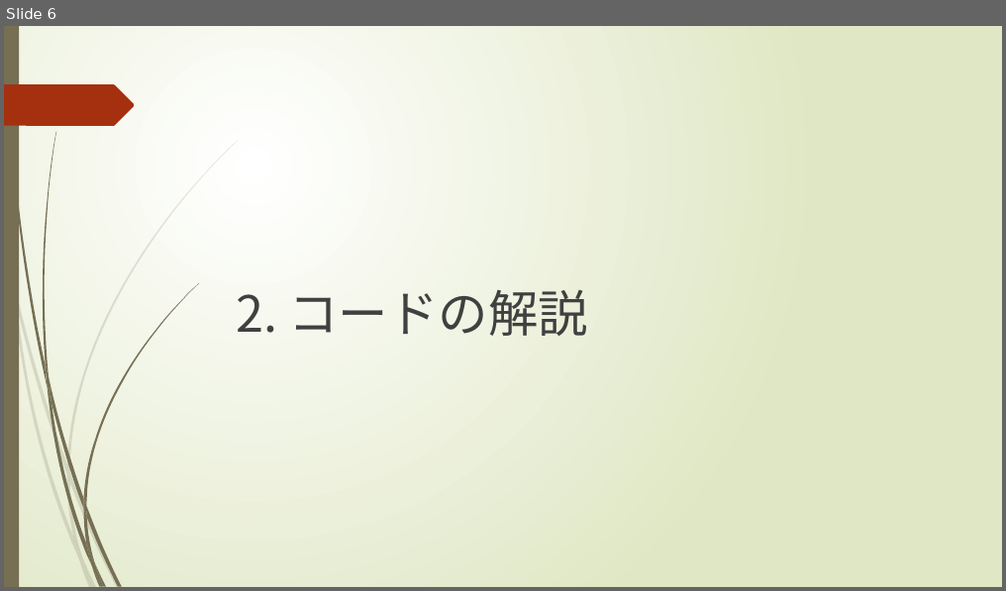
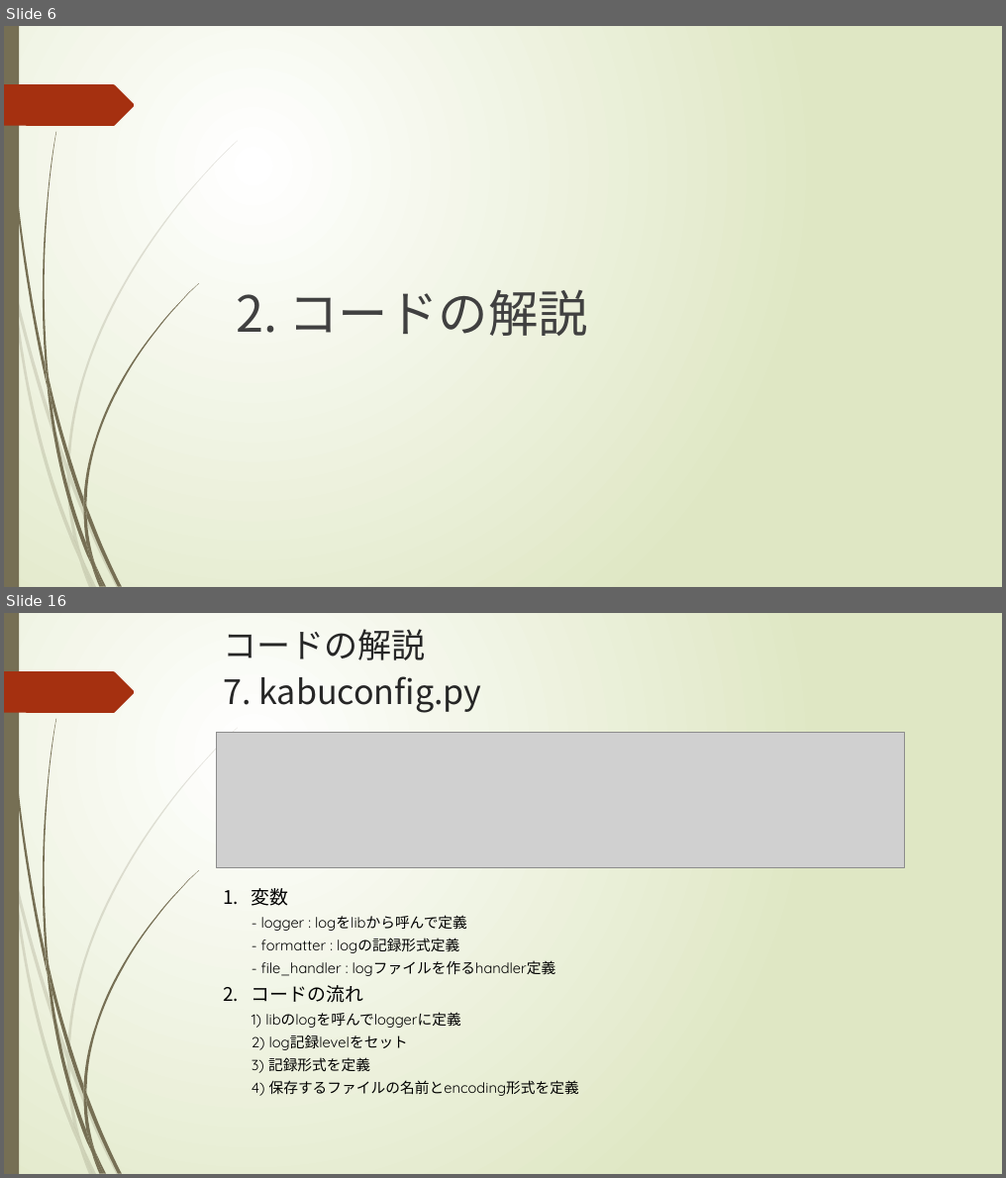
Before and after one commit to SangWooChun714/mirineglobal, a slide deck: crawlingコード解説.pptx. Shown one above the other, each under a label of ours: slide 6 before the commit, slides 6 and 16 after it; the slides between them are not shown. The pictures are 1006x591 and 1006x1178 pixels, drawn with LibreOffice and Linux fonts; fonts in the diff are those of the drawing; grey boxes stand for pictures. Boxes give left, top, right and bottom in pixels: in the first picture for what was removed or moved away, otherwise in the second. Text is boxed around its words. In the diff, an @@ line names an element or a change of style, - is before the commit and + after.

```diff
--- a/crawlingコード解説.pptx
+++ b/crawlingコード解説.pptx
@@ slide 16 added at (4, 613, 1002, 1174), background gradient #FFFFFF to #DFE8C4; not listed: 24 template elements that a slide beside it also shows @@
@@ title added at (224, 629, 482, 713), 32.4 pt, text #262626 @@
+コードの解説
+7. kabuconfig.py
@@ picture added at (216, 732, 905, 867) @@
@@ text added at (252, 888, 579, 1096), 14 pt, text #000000 @@
+1. 変数
+   - logger : logをlibから呼んで定義
+   - formatter : logの記録形式定義
+   - file_handler : logファイルを作るhandler定義
+2. コードの流れ
+   1) libのlogを呼んでloggerに定義
+   2) log記録levelをセット
+   3) 記録形式を定義
+   4) 保存するファイルの名前とencoding形式を定義
```
Also in this commit, not shown: 7 slides changed, 5 other slides added, 12 other files.
